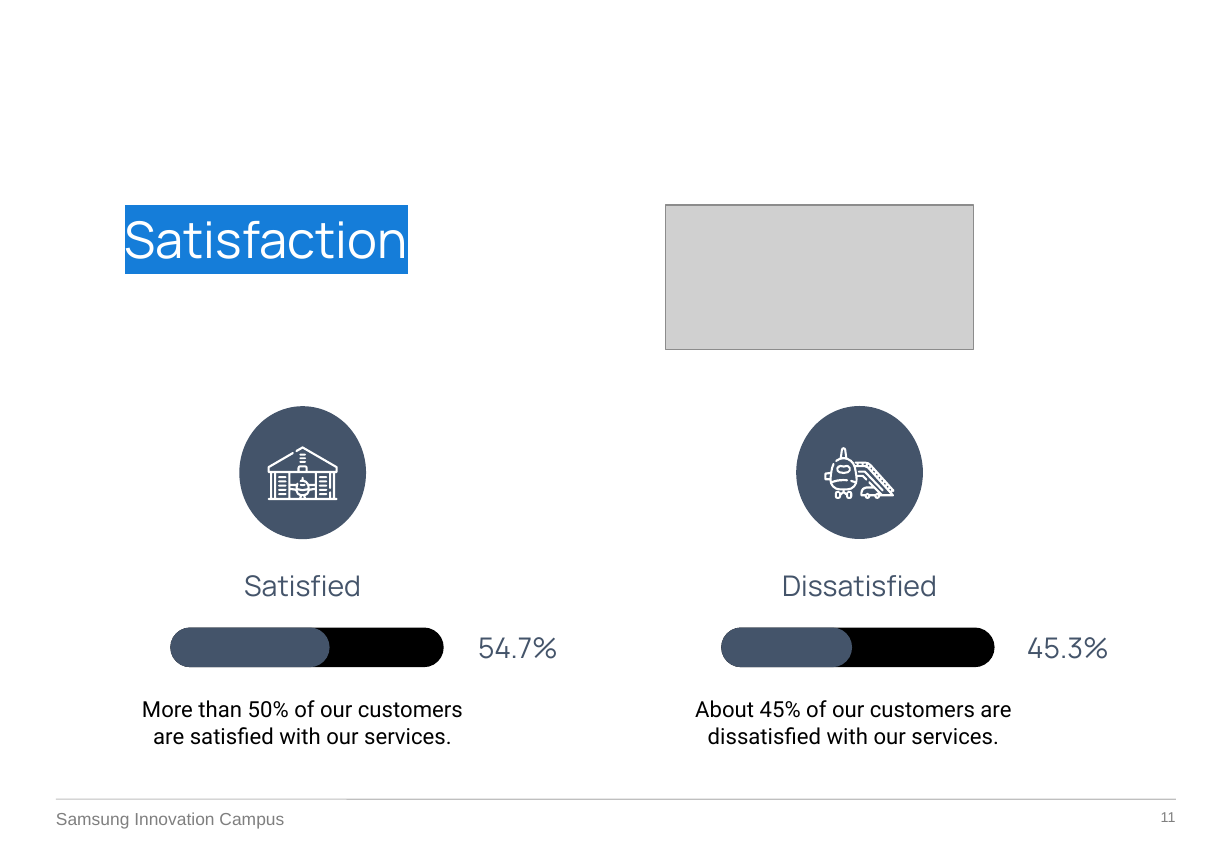
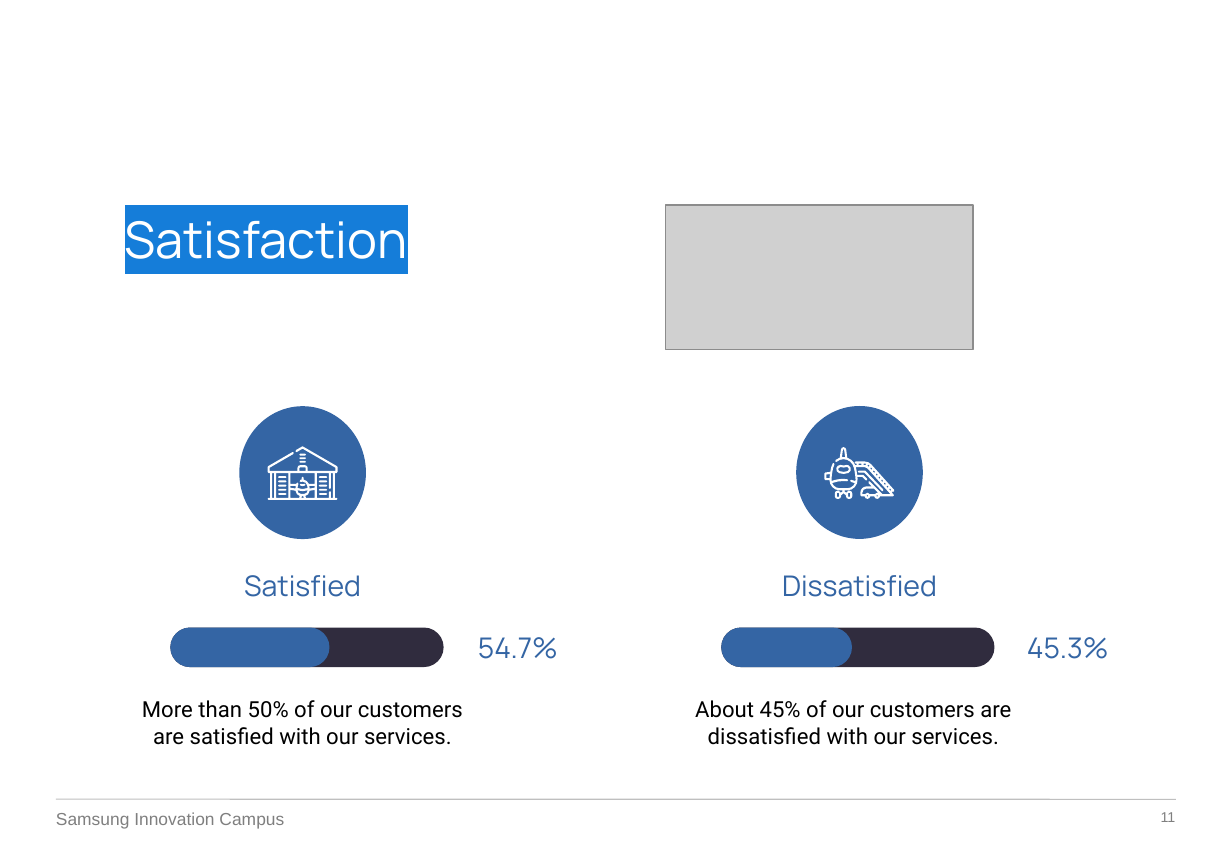
Before and after one commit to IinjyI/Airlines-Customer-Satisfaction, a slide deck: slide 11 of presentation.pptx. Drawn at 1232x853 pixels with LibreOffice and Linux fonts; fonts in the diff are those of the drawing; grey boxes stand for pictures; background and template pictures are left out. Boxes give left, top, right and bottom in pixels: in the first picture for what was removed or moved away, otherwise in the second. Text is boxed around its words. In the diff, an @@ line names an element or a change of style, - is before the commit and + after.

```diff
--- a/presentation.pptx
+++ b/presentation.pptx
@@ outline redrawn in 8 elements at (x1=825, y1=447, x2=895, y2=499), (x1=858, y1=471, x2=884, y2=491), (x1=278, y1=489, x2=287, y2=491), (x1=299, y1=483, x2=305, y2=486), (x1=299, y1=461, x2=306, y2=463), (x1=319, y1=489, x2=328, y2=491), (x1=267, y1=447, x2=337, y2=501), (x1=836, y1=465, x2=851, y2=474) @@
@@ rounded rectangle at (x1=171, y1=628, x2=444, y2=668): fill #000000 to #302C3E @@
@@ fill #44546A to #3465A4 in 4 elements at (x1=239, y1=406, x2=365, y2=539), (x1=796, y1=406, x2=923, y2=539), (x1=171, y1=628, x2=330, y2=668), (x1=721, y1=628, x2=852, y2=668) @@
@@ rounded rectangle at (x1=721, y1=628, x2=994, y2=668): fill #000000 to #302C3E @@
@@ text colour #44546A to #3465A4 in 4 elements at (x1=244, y1=575, x2=361, y2=597), (x1=782, y1=575, x2=937, y2=597), (x1=478, y1=637, x2=558, y2=659), (x1=1027, y1=637, x2=1109, y2=659) @@
```
Also in this commit, not shown: 19 other slides changed, 1 slide added, 1 slide removed.
